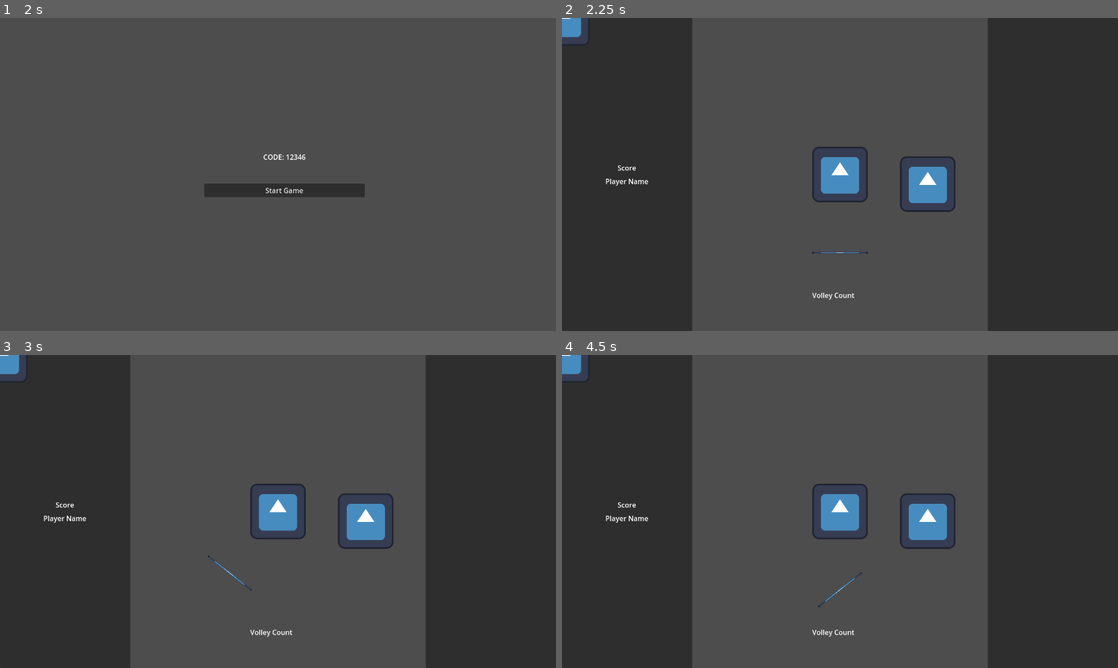
Above: before the commit, frames 1-4 (two rows, left to right).
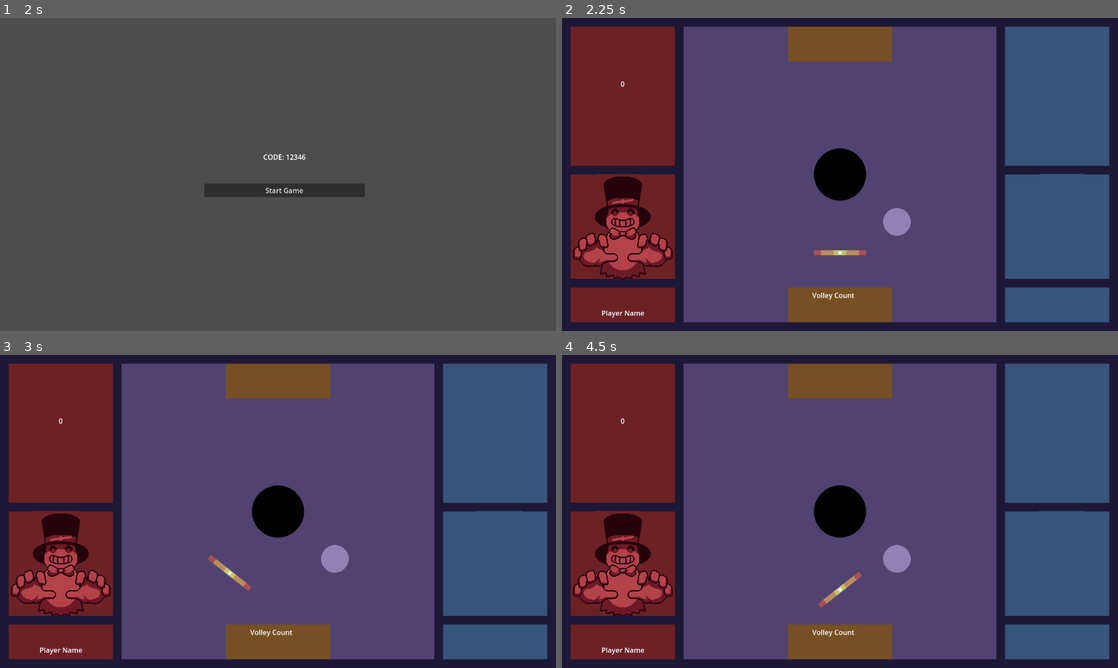
Above: after the commit, the same moments.

Repository: GDbreak/opong
Game: Godot game, scene res://scenes/main.tscn
Same seed, same stepped clock (60 frames per second), same inputs: the game is played once before the commit and once after it. The engine's default icon, where the game draws it, is replaced by a stand-in: a white triangle on a blue panel in a dark square.
Inputs:
- Up to frame 1 (2 s): click "Play!" at 0.5 s; click "Host" at 1.25 s
- Up to frame 2 (2.25 s): click "Start Game" at 2 s
- Up to frame 3 (3 s): tap Enter at 2.75 s; tap A (move_clockwise) at 2.85 s
- Up to frame 4 (4.5 s): tap Space at 3.5 s; tap D (move_counterclockwise) at 3.6 s; tap Enter at 4.25 s; tap Left (rotate_clockwise) at 4.35 s

Frame 1 is identical in both runs. In frame 2, 90% of the frame differs, in the area x 0-100%, y 0-100%; in frame 3, 90%; in frame 4, 90%.

Commit message:
apply textures, move around signals

Diff:
--- a/scenes/game/ball.tscn
+++ b/scenes/game/ball.tscn
@@ -1,10 +1,10 @@
 [gd_scene load_steps=4 format=3 uid="uid://fic3nln6wmvg"]
 
 [ext_resource type="Script" path="res://scenes/game/scripts/ball.gd" id="1_ksu3q"]
-[ext_resource type="Texture2D" uid="uid://roj4xjl6q53h" path="res://icon.svg" id="2_snm6v"]
+[ext_resource type="Texture2D" uid="uid://k8eg85sm30ce" path="res://assets/ball/layout_ball.png" id="2_ob6d1"]
 
 [sub_resource type="CircleShape2D" id="CircleShape2D_0b6dh"]
-radius = 62.2013
+radius = 31.0
 
 [node name="Ball" type="RigidBody2D"]
 gravity_scale = 0.0
@@ -14,7 +14,7 @@
 script = ExtResource("1_ksu3q")
 
 [node name="Sprite2D" type="Sprite2D" parent="."]
-texture = ExtResource("2_snm6v")
+texture = ExtResource("2_ob6d1")
 
 [node name="CollisionShape2D" type="CollisionShape2D" parent="."]
 shape = SubResource("CircleShape2D_0b6dh")
--- a/scenes/game/game.tscn
+++ b/scenes/game/game.tscn
@@ -1,14 +1,26 @@
-[gd_scene load_steps=7 format=3 uid="uid://drnjb3msnllma"]
+[gd_scene load_steps=8 format=3 uid="uid://drnjb3msnllma"]
 
 [ext_resource type="Script" path="res://scenes/game/scripts/game.gd" id="1_7j8bb"]
 [ext_resource type="PackedScene" uid="uid://bm3vgiqreleo2" path="res://scenes/game/goal.tscn" id="2_dwqca"]
 [ext_resource type="PackedScene" uid="uid://bb2whpq7d1ofs" path="res://scenes/game/pivot.tscn" id="3_gfjsp"]
 [ext_resource type="PackedScene" uid="uid://fic3nln6wmvg" path="res://scenes/game/ball.tscn" id="4_tfo3t"]
 [ext_resource type="Script" path="res://scenes/game/scripts/timer_label.gd" id="5_l8mpq"]
-[ext_resource type="Texture2D" uid="uid://roj4xjl6q53h" path="res://icon.svg" id="6_kgyte"]
+[ext_resource type="Texture2D" uid="uid://q16rtemob3kv" path="res://assets/ability_icons/phase_icon_red.png" id="6_pqnda"]
+[ext_resource type="Texture2D" uid="uid://cil68fv27kwes" path="res://assets/bkgd/layout_bkgd.png" id="7_ks6r1"]
 
 [node name="Game" type="Node"]
 script = ExtResource("1_7j8bb")
+
+[node name="CanvasLayer" type="CanvasLayer" parent="."]
+layer = -1
+
+[node name="TextureRect" type="TextureRect" parent="CanvasLayer"]
+anchors_preset = 15
+anchor_right = 1.0
+anchor_bottom = 1.0
+grow_horizontal = 2
+grow_vertical = 2
+texture = ExtResource("7_ks6r1")
 
 [node name="VolleyLabel" type="Label" parent="."]
 offset_left = 576.0
@@ -33,43 +45,42 @@
 [node name="Paddle" parent="Control/Goal" instance=ExtResource("3_gfjsp")]
 
 [node name="Ball" parent="Control" node_paths=PackedStringArray("target") instance=ExtResource("4_tfo3t")]
-position = Vector2(202, 22)
+position = Vector2(131, 109)
 mass = 0.05
 target = NodePath("../Goal/Paddle")
 
-[node name="LeftPanel" type="Panel" parent="."]
-offset_right = 300.0
-offset_bottom = 720.0
-
-[node name="VBoxContainer" type="VBoxContainer" parent="LeftPanel"]
-layout_mode = 1
-anchors_preset = 15
-anchor_right = 1.0
+[node name="LeftPanelVbox" type="VBoxContainer" parent="."]
+anchors_preset = 9
 anchor_bottom = 1.0
-grow_horizontal = 2
+offset_right = 281.0
 grow_vertical = 2
+size_flags_horizontal = 3
+size_flags_vertical = 3
+theme_override_constants/separation = 30
 alignment = 1
 
-[node name="ScoreLabel" type="Label" parent="LeftPanel/VBoxContainer"]
+[node name="ScoreLabel" type="Label" parent="LeftPanelVbox"]
 layout_mode = 2
-text = "Score"
+size_flags_horizontal = 4
+size_flags_vertical = 6
+text = "0"
 horizontal_alignment = 1
 vertical_alignment = 1
 
-[node name="Container" type="Control" parent="LeftPanel/VBoxContainer"]
+[node name="SpecialTextureRect" type="TextureRect" parent="LeftPanelVbox"]
 layout_mode = 2
+size_flags_horizontal = 4
+size_flags_vertical = 3
+texture = ExtResource("6_pqnda")
+stretch_mode = 5
 
-[node name="Sprite2D" type="Sprite2D" parent="LeftPanel/VBoxContainer/Container"]
-position = Vector2(0, -360)
-texture = ExtResource("6_kgyte")
-
-[node name="PlayerNameLabel" type="Label" parent="LeftPanel/VBoxContainer"]
+[node name="PlayerNameLabel" type="Label" parent="LeftPanelVbox"]
 layout_mode = 2
+size_flags_horizontal = 4
+size_flags_vertical = 8
 text = "Player Name"
 horizontal_alignment = 1
 vertical_alignment = 1
 
-[node name="RightPanel" type="Panel" parent="."]
-offset_left = 980.0
-offset_right = 1280.0
-offset_bottom = 720.0
+[node name="Control" type="Control" parent="LeftPanelVbox"]
+layout_mode = 2
--- a/scenes/game/goal.tscn
+++ b/scenes/game/goal.tscn
@@ -1,12 +1,23 @@
-[gd_scene load_steps=4 format=3 uid="uid://bm3vgiqreleo2"]
+[gd_scene load_steps=5 format=3 uid="uid://bm3vgiqreleo2"]
 
 [ext_resource type="Script" path="res://scenes/game/scripts/goal.gd" id="1_xvfff"]
-[ext_resource type="Texture2D" uid="uid://roj4xjl6q53h" path="res://icon.svg" id="2_pg0g4"]
+[ext_resource type="Texture2D" uid="uid://cdptyhur55jxi" path="res://assets/goal/layout_goal.png" id="2_u2kd6"]
 [ext_resource type="Script" path="res://scenes/game/scripts/goal_sprite_2d.gd" id="3_tjd1j"]
 
-[node name="Goal" type="Node2D"]
+[sub_resource type="CircleShape2D" id="CircleShape2D_8rmhx"]
+radius = 63.0
+
+[node name="Goal" type="RigidBody2D"]
+max_contacts_reported = 1
+contact_monitor = true
+can_sleep = false
+freeze = true
 script = ExtResource("1_xvfff")
 
 [node name="GoalSprite2D" type="Sprite2D" parent="."]
-texture = ExtResource("2_pg0g4")
+scale = Vector2(0.5, 0.5)
+texture = ExtResource("2_u2kd6")
 script = ExtResource("3_tjd1j")
+
+[node name="CollisionShape2D" type="CollisionShape2D" parent="."]
+shape = SubResource("CircleShape2D_8rmhx")
--- a/scenes/game/medium_paddle_collision_shape_2d.tscn
+++ b/scenes/game/medium_paddle_collision_shape_2d.tscn
@@ -3,7 +3,7 @@
 [ext_resource type="PackedScene" uid="uid://e85464al66r1" path="res://scenes/game/paddle_collision_shape_2d.tscn" id="1_nt0j1"]
 
 [sub_resource type="SegmentShape2D" id="SegmentShape2D_k2s4k"]
-b = Vector2(24, 0)
+b = Vector2(30, 0)
 
 [node name="MediumPaddleCollisionShape2D" instance=ExtResource("1_nt0j1")]
 shape = SubResource("SegmentShape2D_k2s4k")
--- a/scenes/game/paddle.tscn
+++ b/scenes/game/paddle.tscn
@@ -1,30 +1,45 @@
-[gd_scene load_steps=6 format=3 uid="uid://bu4ub2v3b7xep"]
+[gd_scene load_steps=7 format=3 uid="uid://bu4ub2v3b7xep"]
 
 [ext_resource type="Script" path="res://scenes/game/scripts/paddle.gd" id="1_mg678"]
 [ext_resource type="PackedScene" uid="uid://dnyday62cgmwa" path="res://scenes/game/medium_paddle_collision_shape_2d.tscn" id="2_1dtfn"]
-[ext_resource type="Texture2D" uid="uid://roj4xjl6q53h" path="res://icon.svg" id="2_ll6uf"]
+[ext_resource type="Texture2D" uid="uid://qfqc23osbbmy" path="res://assets/rod/layout_rod.png" id="2_8r5uu"]
 [ext_resource type="PackedScene" uid="uid://b4301oc6fe1uv" path="res://scenes/game/weak_paddle_collision_shape_2d.tscn" id="3_jx4c4"]
 [ext_resource type="PackedScene" uid="uid://daf1l1hlcufnm" path="res://scenes/game/strong_paddle_collision_shape_2d.tscn" id="4_ycpdy"]
+[ext_resource type="Texture2D" uid="uid://c3y5bdyek6et2" path="res://assets/pivot/gear_pivot.png" id="6_0qq71"]
 
 [node name="Paddle" type="CharacterBody2D"]
 script = ExtResource("1_mg678")
-color = Color(0.752941, 0.0627451, 0.333333, 1)
 
 [node name="Paddle" type="Sprite2D" parent="."]
-scale = Vector2(1, 0.03)
-texture = ExtResource("2_ll6uf")
+texture = ExtResource("2_8r5uu")
 
 [node name="WeakPaddleCollisionShape2D" parent="." instance=ExtResource("3_jx4c4")]
-position = Vector2(-30, 0)
+position = Vector2(-14, 0)
 
 [node name="RightMediumPaddleCollisionShape2D" parent="." instance=ExtResource("2_1dtfn")]
-position = Vector2(30, 0)
+position = Vector2(14, 0)
 
 [node name="LeftMediumPaddleCollisionShape2D" parent="." instance=ExtResource("2_1dtfn")]
-position = Vector2(-54, 0)
+position = Vector2(-44, 0)
 
 [node name="RightStrongPaddleCollisionShape2D" parent="." instance=ExtResource("4_ycpdy")]
-position = Vector2(54, 0)
+position = Vector2(44, 0)
 
 [node name="LeftStrongPaddleCollisionShape2D" parent="." instance=ExtResource("4_ycpdy")]
-position = Vector2(-64, 0)
+position = Vector2(-60, 0)
+
+[node name="TextureRect" type="TextureRect" parent="."]
+anchors_preset = 8
+anchor_left = 0.5
+anchor_top = 0.5
+anchor_right = 0.5
+anchor_bottom = 0.5
+offset_left = -4.0
+offset_top = -4.0
+offset_right = 24.0
+offset_bottom = 24.0
+grow_horizontal = 2
+grow_vertical = 2
+scale = Vector2(0.3, 0.3)
+texture = ExtResource("6_0qq71")
+stretch_mode = 3
--- a/scenes/game/scripts/ball.gd
+++ b/scenes/game/scripts/ball.gd
@@ -11,6 +11,7 @@
 @export var force : Vector2
 
 var volleys : int = 0
+var last_contact : Paddle
 
 func _ready():
 	_connect_signals()
@@ -33,10 +34,11 @@
 
 func _set_force(body_rid, body, body_shape_index, local_shape_index):
 	if (body is Paddle):
+		last_contact = body
 		_set_color(body.color)
 		_handle_impulse(body, body_shape_index)
 
-func _handle_volley(body : Paddle):
+func _handle_volley(body):
 	if (body is Paddle):
 		volleys += 1
 		volleyed.emit(volleys, body)
--- a/scenes/game/scripts/game.gd
+++ b/scenes/game/scripts/game.gd
@@ -1,3 +1,21 @@
 class_name Game
 extends Node
 ## The parent node of all others during gameplay. The scene in which O-Pong takes place.
+
+@onready var ball : Ball = $Control/Ball
+@onready var goal : Goal = $Control/Goal
+@onready var volley_label : VolleyLabel = $VolleyLabel
+@onready var left_score_label = $LeftPanelVbox/ScoreLabel
+
+func _ready():
+	_connect_signals()
+
+func _connect_signals():
+	ball.volleyed.connect(_set_volley_label_text)
+	goal.goal_scored.connect(_set_score_label_text)
+
+func _set_volley_label_text(volleys : int, body : Paddle):
+	volley_label.text = str(volleys)
+
+func _set_score_label_text(body : Paddle):
+	left_score_label.text = int(left_score_label.text) + 1
--- a/scenes/game/scripts/goal.gd
+++ b/scenes/game/scripts/goal.gd
@@ -1,16 +1,26 @@
 class_name Goal
-extends Node2D
+extends RigidBody2D
 ## The goal in which the player wants to hit the ball when it is their color.
+
+signal goal_scored
 
 @onready var goal_sprite_2d = $GoalSprite2D
 
 # Called when the node enters the scene tree for the first time.
 func _ready():
-	pass # Replace with function body.
+	_connect_signals()
 
 # Called every frame. 'delta' is the elapsed time since the previous frame.
 func _process(_delta):
 	goal_sprite_2d.grow()
 
-func reset():
+func _connect_signals():
+	self.body_entered.connect(_handle_goal)
+
+func _handle_goal(body):
+	if body is Ball:
+		goal_scored.emit(body.last_contact)
+		_reset()
+
+func _reset():
 	pass
--- a/scenes/game/scripts/timer_label.gd
+++ b/scenes/game/scripts/timer_label.gd
@@ -1,19 +1,9 @@
 class_name VolleyLabel
 extends Label
+## Tbd
 
-@onready var ball = $"../Control/Ball"
-var current_contact
+func _ready():
+	pass
 
-# Called when the node enters the scene tree for the first time.
-func _ready():
-	_connect_signals()
-
-func _connect_signals():
-	ball.volleyed.connect(_set_count)
-
-func _set_count(volleys : int, body : Paddle):
-	text = str(volleys)
-
-# Called every frame. 'delta' is the elapsed time since the previous frame.
 func _process(delta):
 	pass
--- a/scenes/game/strong_paddle_collision_shape_2d.tscn
+++ b/scenes/game/strong_paddle_collision_shape_2d.tscn
@@ -3,7 +3,7 @@
 [ext_resource type="PackedScene" uid="uid://e85464al66r1" path="res://scenes/game/paddle_collision_shape_2d.tscn" id="1_dpjr2"]
 
 [sub_resource type="SegmentShape2D" id="SegmentShape2D_v38c3"]
-b = Vector2(10, 0)
+b = Vector2(16, 0)
 
 [node name="StrongPaddleCollisionShape2D" instance=ExtResource("1_dpjr2")]
 shape = SubResource("SegmentShape2D_v38c3")
--- a/scenes/game/weak_paddle_collision_shape_2d.tscn
+++ b/scenes/game/weak_paddle_collision_shape_2d.tscn
@@ -3,7 +3,7 @@
 [ext_resource type="PackedScene" uid="uid://e85464al66r1" path="res://scenes/game/paddle_collision_shape_2d.tscn" id="1_7drpt"]
 
 [sub_resource type="SegmentShape2D" id="SegmentShape2D_xswte"]
-b = Vector2(60, 0)
+b = Vector2(28, 0)
 
 [node name="WeakPaddleCollisionShape2D" instance=ExtResource("1_7drpt")]
 shape = SubResource("SegmentShape2D_xswte")
Not shown, added: assets/ability_icons/phase_icon_blue.png.import
Not shown, added: assets/ability_icons/phase_icon_red.png.import
Not shown, added: assets/ball/layout_ball.png.import
Not shown, added: assets/bkgd/layout_bkgd.png.import
Not shown, added: assets/goal/layout_goal.png.import
Not shown, added: assets/pivot/gear_pivot.png.import
Not shown, added: assets/rod/layout_rod.png.import
Not shown, added: assets/ui/score_segment.png.import
